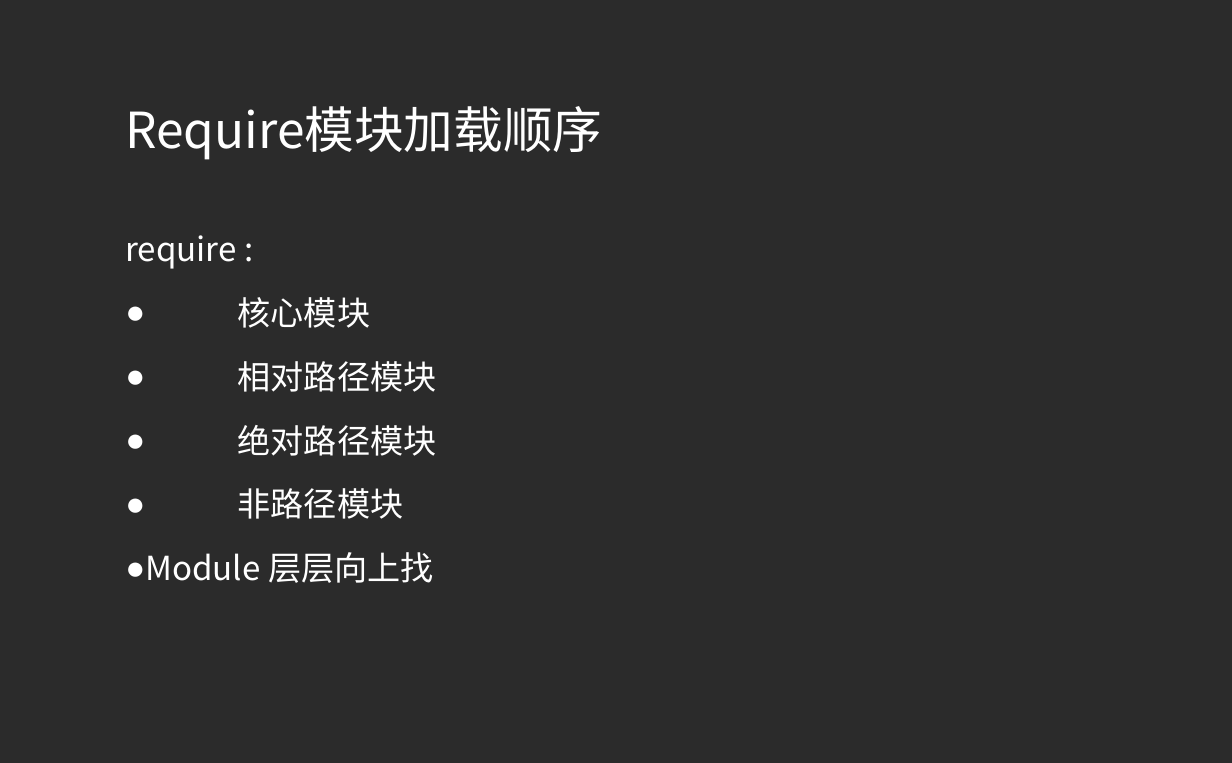
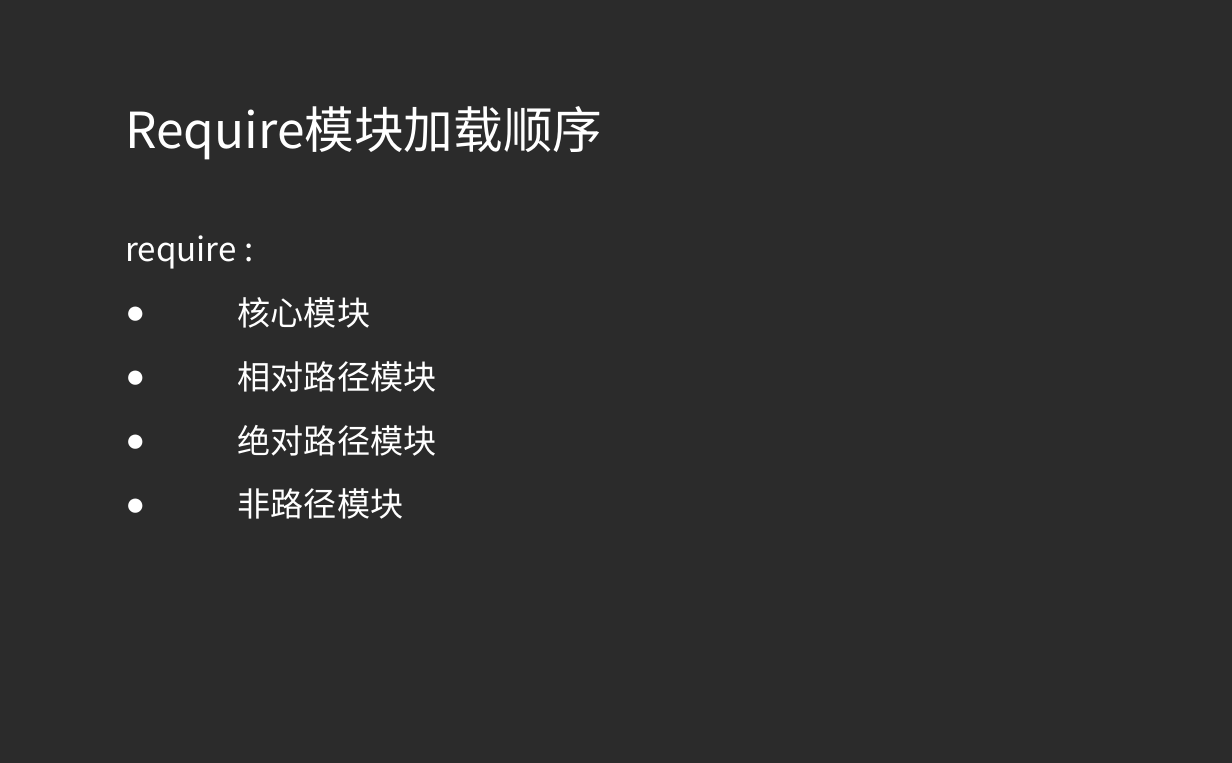
Before and after one commit to yiqisweet/node, a slide deck: slide 5 of ppt/TP04.ppt. Drawn at 1232x763 pixels with LibreOffice and Linux fonts; fonts in the diff are those of the drawing; background and template pictures are left out; a plain dark background stands for a picture behind light text. Boxes give left, top, right and bottom in pixels: in the first picture for what was removed or moved away, otherwise in the second. Text is boxed around its words. In the diff, an @@ line names an element or a change of style, - is before the commit and + after.

```diff
--- a/ppt/TP04.ppt
+++ b/ppt/TP04.ppt
@@ text at (145, 552, 434, 583): paragraph removed @@
-● Module 层层向上找
```
Also in this commit, not shown: 6 other files.
